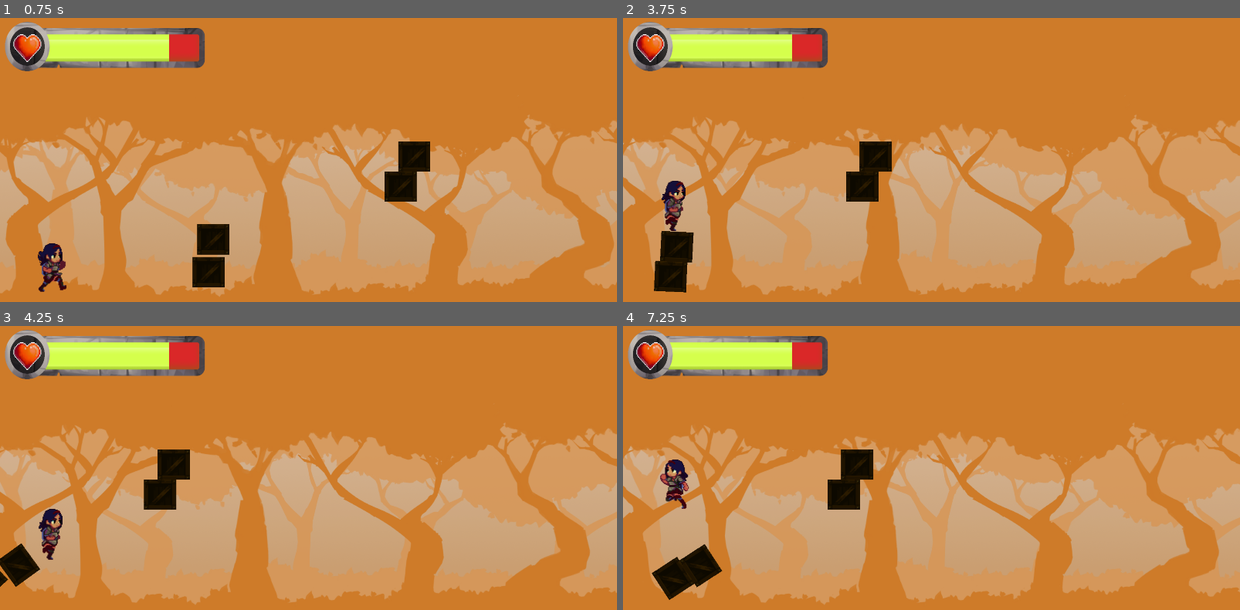
Above: before the commit, frames 1-4 (two rows, left to right).
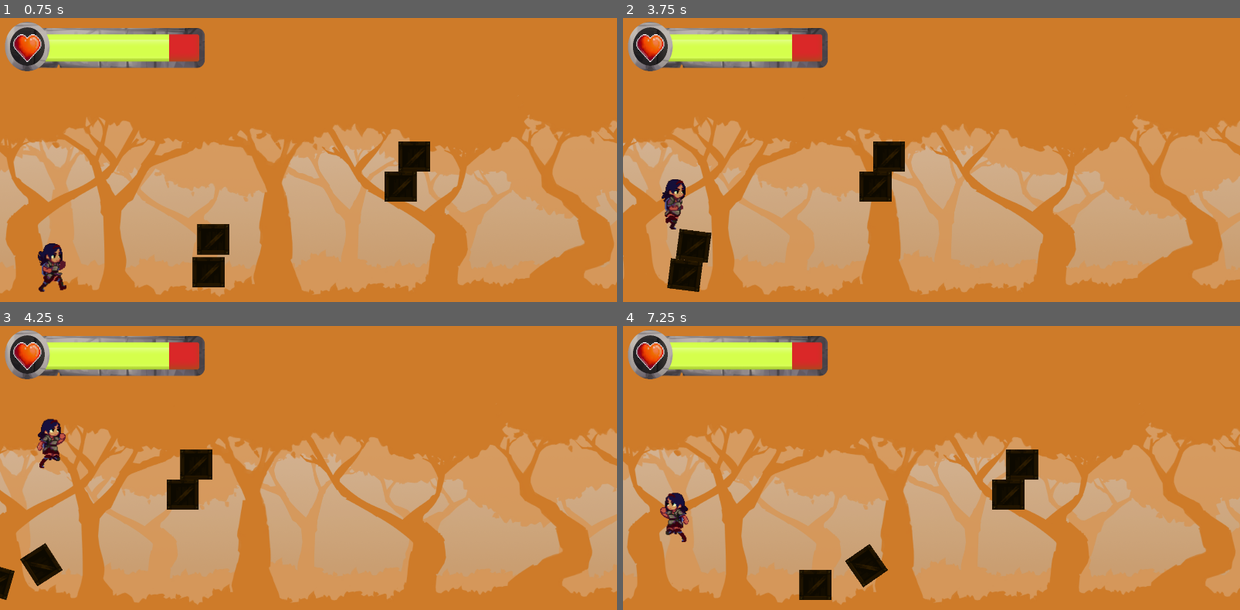
Above: after the commit, the same moments.

Repository: mocha4coding/GameOff2024
Game: Godot game, scene res://scenes/playground.tscn
The game is run twice, just before and just after one commit, with the same random seed, the same clock (stepped at 60 frames per second) and the same inputs. The project has no main scene, so this scene is started directly.
Inputs:
- Up to frame 1 (0.75 s): hold D (right) from 0.53 s (still down); hold E (interact) from 0.53 s (still down)
- Up to frame 2 (3.75 s): tap W (jump) at 0.77, 0.8, 1.07, 1.35, 1.52, 1.82, 2.3, 3.02, 3.32 s; release E (interact) at 1.28 s; tap E (interact) at 1.55, 2.85 s; release D (right) at 2.03 s; hold A (left) 2.03-2.78 s; tap Space (attack) at 2.1 s; hold D (right) from 2.78 s (still down); hold E (interact) from 3.53 s (still down)
- Up to frame 3 (4.25 s): keep holding D (right); keep holding E (interact); tap W (jump) at 3.77, 3.8, 4.07 s
- Up to frame 4 (7.25 s): release D (right) at 4.28 s; release E (interact) at 4.28 s; hold A (left) 4.28-5.03 s; tap W (jump) at 4.35, 4.52, 4.82, 5.3, 6.02, 6.32, 6.77, 6.8, 7.07 s; tap E (interact) at 4.55, 5.85 s; hold D (right) 5.03-5.78 s; tap Space (attack) at 5.1 s; hold A (left) from 5.78 s (still down); hold E (interact) from 6.53 s (still down)

Frame 1 is identical in both runs. In frame 2, 6.3% of the frame differs, in the area x 0-100%, y 34-99%; in frame 3, 9.8%; in frame 4, 28%.

Commit message:
Fixed push pull anoimation

Diff:
--- a/project/gameoff2024/scenes/playground.tscn
+++ b/project/gameoff2024/scenes/playground.tscn
@@ -93,4 +93,3 @@
 
 [node name="Box2" parent="." instance=ExtResource("9_dhwax")]
 position = Vector2(868, 427)
-mass = 3.0
--- a/project/gameoff2024/scripts/box.gd
+++ b/project/gameoff2024/scripts/box.gd
@@ -13,10 +13,12 @@
 			print("E is pressed")
 			var force = player.playerHorizontalDirectionVector.normalized() * 40
 			player.speed = (player.speed)/3
+			player.playerMotionMode = player.playerMotionStates.pushPull
 			print("Force applied ", force )
 			apply_central_impulse(force)
 		if Input.is_action_just_released("interact"):
 			print("E is released")
+			player.playerMotionMode = player.playerMotionStates.idle
 			player.speed = player.MAX_SPEED
 
 
@@ -45,5 +47,6 @@
 func handlePlayerLeaving():
 	if player != null:
 		player.speed = player.MAX_SPEED
+		player.playerMotionMode = player.playerMotionStates.idle
 		player = null
 		print("Player has left the box")
--- a/project/gameoff2024/scripts/player.gd
+++ b/project/gameoff2024/scripts/player.gd
@@ -45,7 +45,8 @@
 	if isPlayerInAir() == true:
 		playerMotionMode = playerMotionStates.jump
 	else:
-		playerMotionMode = playerMotionStates.idle
+		if playerMotionMode != playerMotionStates.pushPull:
+			playerMotionMode = playerMotionStates.idle
 
 func handleHorizontalMotion() -> void:
 	# Get the input direction and handle the movement/deceleration.
@@ -53,11 +54,11 @@
 	playerDirection = Input.get_axis("left", "right")
 	if playerDirection:
 		velocity.x = playerDirection * speed
-		if playerMotionMode != playerMotionStates.jump:
+		if playerMotionMode != playerMotionStates.jump && playerMotionMode != playerMotionStates.pushPull:
 			playerMotionMode = playerMotionStates.walk
 	else:
 		velocity.x = move_toward(velocity.x, 0, speed)
-		if playerMotionMode != playerMotionStates.jump:
+		if playerMotionMode != playerMotionStates.jump && playerMotionMode != playerMotionStates.pushPull:
 			playerMotionMode = playerMotionStates.idle
 
 func handlePlayerAnimationSprite() -> void:
@@ -74,10 +75,11 @@
 	else:
 		animated_sprite_2d.play("idle")
 
-	if playerDirection < 0 :
-		animated_sprite_2d.flip_h = true
-	elif playerDirection > 0:
-		animated_sprite_2d.flip_h = false
+	if playerMotionMode != playerMotionStates.pushPull:
+		if playerDirection < 0 :
+			animated_sprite_2d.flip_h = true
+		elif playerDirection > 0:
+			animated_sprite_2d.flip_h = false
 
 func isPlayerInAir() -> bool:
 	if is_on_floor():
